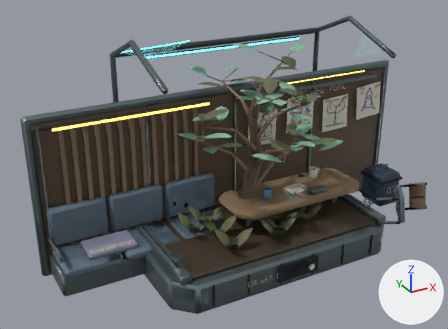
Two versions of the glTF model public/assets/p11/habitation/habitation.glb, one commit apart.
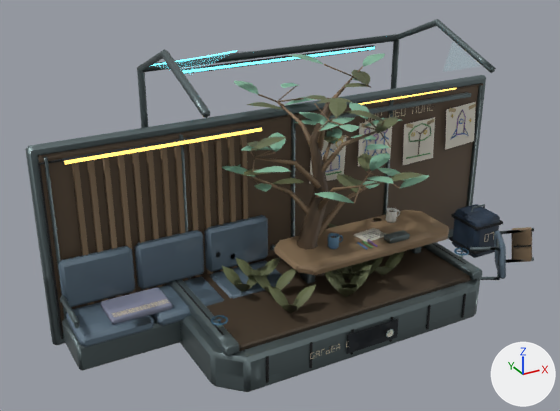
The first picture shows the older version from a 50 mm lens placed at (-4.88, -7.84, 5.54), pointed at (-0.51, 0.1, 1.57). The close-ups show the older and then the newer version on the part from 0% to 100% of the width and 0% to 100% of the height of that picture. Only the edits that show in the close-ups are written down. Lighting does not change. The marker at lower right points along +X, +Y and +Z. Where no turn or scale is listed for an object, it has been applied to the vertices. Vertices at exactly the same position are counted once.

In view in the first close-up: 'atrium-conservatory--e9-cyan', 'atrium-conservatory--e9-dark', 'atrium-conservatory--p11-steel', 'atrium-conservatory--p11-tint', 'residential-common-nook--p11-steel', 'residential-common-nook--p11-tint', 'residential-story-wall--e9-amber', 'residential-story-wall--e9-dark', 'residential-story-wall--p11-steel', 'residential-story-wall--p11-tint' and 5 more.
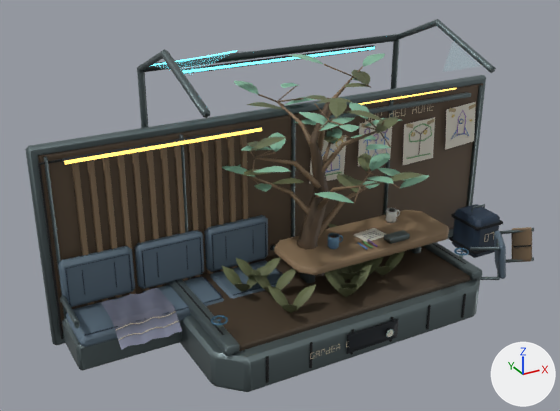
Diff of the bpy script that builds the scene:
```diff
--- a/public/assets/p11/habitation/habitation.glb.py
+++ b/public/assets/p11/habitation/habitation.glb.py
@@ me_conservatory_planter_rim_001 @@
 me_conservatory_planter_rim_001.from_pydata(...)  # 180 vertices, 328 faces; spans x -2.0..2.0, y -1.3..1.3, z 0.0..3.69
+# me_conservatory_planter_rim_001 part 1: 230 kept faces spanning x -2.0..1.94, y -1.27..1.15, z 0.0..3.69 get new texture (UV) coordinates
 me_conservatory_planter_rim_001.materials.append(mat_p11_steel)
@@ me_branch_001 @@
 me_branch_001.from_pydata(...)  # 2571 vertices, 3218 faces; spans x -1.82..1.82, y -1.4..1.31, z 0.23..3.31
+# me_branch_001 part 2: texture (UV) coordinates of 3218 of 3218 faces, centred in x -1.82..1.82, y -1.4..1.29, z 0.23..3.3, changed; they spanned u 0.01..0.98, v 0.01..0.99 and now span u 0.01..0.99, v 0.01..0.99
 me_branch_001.materials.append(mat_p11_tint)
@@ me_bent_tubular_chair_rail_001 @@
 me_bent_tubular_chair_rail_001.from_pydata(...)  # 324 vertices, 548 faces; spans x -3.29..3.39, y -0.79..0.67, z 0.01..1.04
+# me_bent_tubular_chair_rail_001 part 3: texture (UV) coordinates of 548 of 548 faces, centred in x -3.28..3.38, y -0.7..0.67, z 0.01..1.04, changed; they spanned u 0.01..0.98, v 0.02..0.96 and now span u 0.06..0.98, v 0.01..0.98
 me_bent_tubular_chair_rail_001.materials.append(mat_p11_steel)
@@ me_abandoned_letter_001 @@
-me_abandoned_letter_001.from_pydata(...)  # 651 vertices, 1152 faces; spans x -3.24..3.36, y -0.81..0.68, z 0.03..1.23
+me_abandoned_letter_001.from_pydata(...)  # 892 vertices, 1564 faces; spans x -3.24..3.36, y -0.81..0.68, z 0.03..1.23
+# me_abandoned_letter_001 part 4: 56 vertices removed from x -2.83..-2.07, y -0.03..0.47, z 0.56..0.65; 249 vertices added at x -3.19..-0.46, y -0.3..0.52, z 0.38..1.17
+# me_abandoned_letter_001 part 5: 1042 kept faces spanning x -3.24..3.36, y -0.81..0.68, z 0.03..1.23 get new texture (UV) coordinates
+# me_abandoned_letter_001 part 6: 36 kept faces spanning x -3.19..-1.44, y -0.13..0.57, z 0.41..1.18 get new vertex colours; the middle colour goes from dark blue #556775 to dark blue #50616e
+# other edits to the shape of me_abandoned_letter_001 do not show in these pictures
 me_abandoned_letter_001.materials.append(mat_p11_tint)
@@ me_acoustic_frame_001 @@
 me_acoustic_frame_001.from_pydata(...)  # 88 vertices, 148 faces; spans x -3.4..3.4, y 0.57..0.84, z 0.0..2.64
+# me_acoustic_frame_001 part 7: texture (UV) coordinates of 148 of 148 faces, centred in x -3.4..3.4, y 0.57..0.84, z 0.0..2.64, changed; they spanned u 0.01..0.93, v 0.01..0.97 and now span u 0.01..0.96, v 0.01..0.95
 me_acoustic_frame_001.materials.append(mat_p11_steel)
@@ me_child_drawing_sheet_001 @@
-me_child_drawing_sheet_001.from_pydata(...)  # 967 vertices, 1582 faces; spans x -3.29..3.29, y 0.59..0.72, z 0.2..2.54
+me_child_drawing_sheet_001.from_pydata(...)  # 843 vertices, 1174 faces; spans x -3.29..3.29, y 0.59..0.72, z 0.2..2.54
+# me_child_drawing_sheet_001 part 8: the loose piece of 30 vertices spanning x 1.87..2.3, y 0.59..0.61, z 1.85..2.13 is rebuilt with 16 vertices and now spans x 1.87..2.3, y 0.59, z 1.85..2.13
+# me_child_drawing_sheet_001 part 9: the loose piece of 17 vertices spanning x 1.98..2.21, y 0.59..0.61, z 1.65..2.06 is rebuilt with 10 vertices and now spans x 1.98..2.21, y 0.59, z 1.65..2.06
+# me_child_drawing_sheet_001 part 10: 78 vertices removed from x 2.64..3.06, y 0.59..0.61, z 1.78..2.23; 44 vertices added at x 2.64..3.06, y 0.59, z 1.79..2.23
+# me_child_drawing_sheet_001 part 11: 1029 kept faces spanning x -3.29..3.29, y 0.59..0.72, z 0.2..2.54 get new texture (UV) coordinates
+# other edits to the shape of me_child_drawing_sheet_001 do not show in these pictures
 me_child_drawing_sheet_001.materials.append(mat_p11_tint)
```

Where the change shows, as pixel boxes (x1, y1, x2, y2) in the close-ups (560 x 411 px; the box of a moved part takes in the faces that stretch with it):
'residential-common-nook--p11-tint', reshaped: before (58, 204, 532, 347); after (58, 204, 532, 350)
part 1 of me_conservatory_planter_rim_001, surface changed: (138, 24, 494, 390) in both
part 2 of me_branch_001, surface changed: (190, 54, 424, 354) in both
part 3 of me_bent_tubular_chair_rail_001, surface changed: (62, 207, 534, 357) in both
part 4 of me_abandoned_letter_001, reshaped: before (101, 287, 172, 324); after (65, 222, 283, 350)
part 5 of me_abandoned_letter_001, surface changed: (63, 207, 532, 347) in both
part 6 of me_abandoned_letter_001, edited (looks the same): (64, 249, 223, 347) in both
part 7 of me_acoustic_frame_001, surface changed: (25, 93, 484, 318) in both
part 8 of me_child_drawing_sheet_001, rebuilt: before (408, 123, 431, 142); after (409, 123, 432, 142)
part 9 of me_child_drawing_sheet_001, rebuilt: before (416, 127, 428, 155); after (415, 127, 428, 155)
part 10 of me_child_drawing_sheet_001, moved or reshaped: before (451, 109, 471, 139); after (451, 110, 473, 139)
part 11 of me_child_drawing_sheet_001, surface changed: (38, 103, 475, 321) in both
